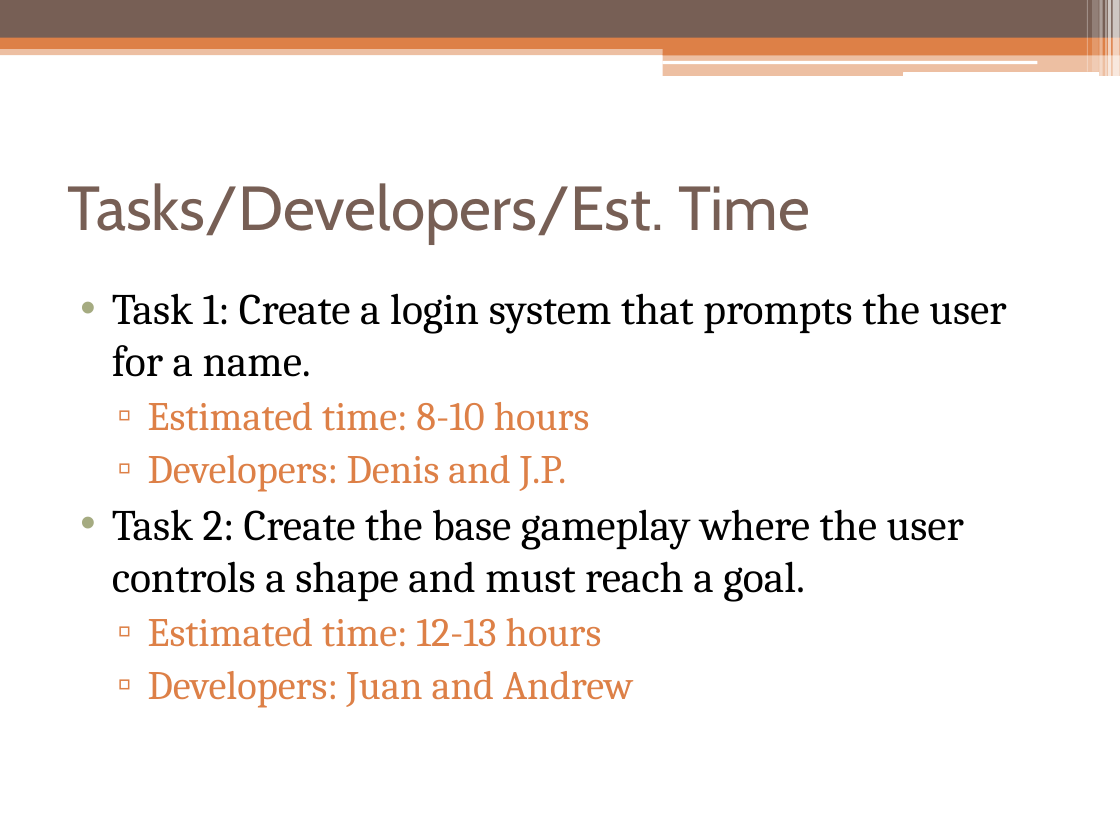
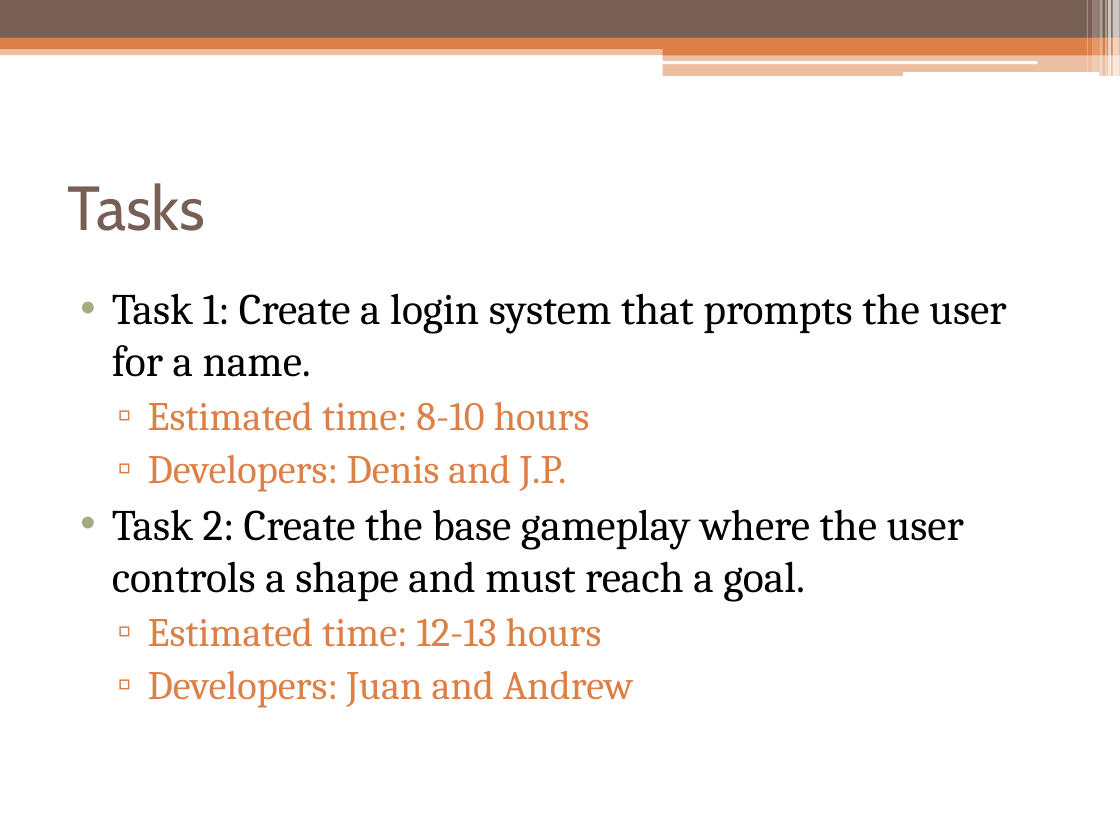
Before and after one commit to csce3513/Team2, a slide deck: slide 5 of GamePresentation1.pptx. Drawn at 1120x840 pixels with LibreOffice and Linux fonts; fonts in the diff are those of the drawing. Boxes give left, top, right and bottom in pixels: in the first picture for what was removed or moved away, otherwise in the second. Text is boxed around its words. In the diff, an @@ line names an element or a change of style, - is before the commit and + after.

Commit message:
Changed some titles on the slides

```diff
--- a/GamePresentation1.pptx
+++ b/GamePresentation1.pptx
@@ title at [67,183,205,231]: text changed @@
-Tasks/Developers/Est. Time
+Tasks
```
Also in this commit, not shown: 2 other slides changed.
